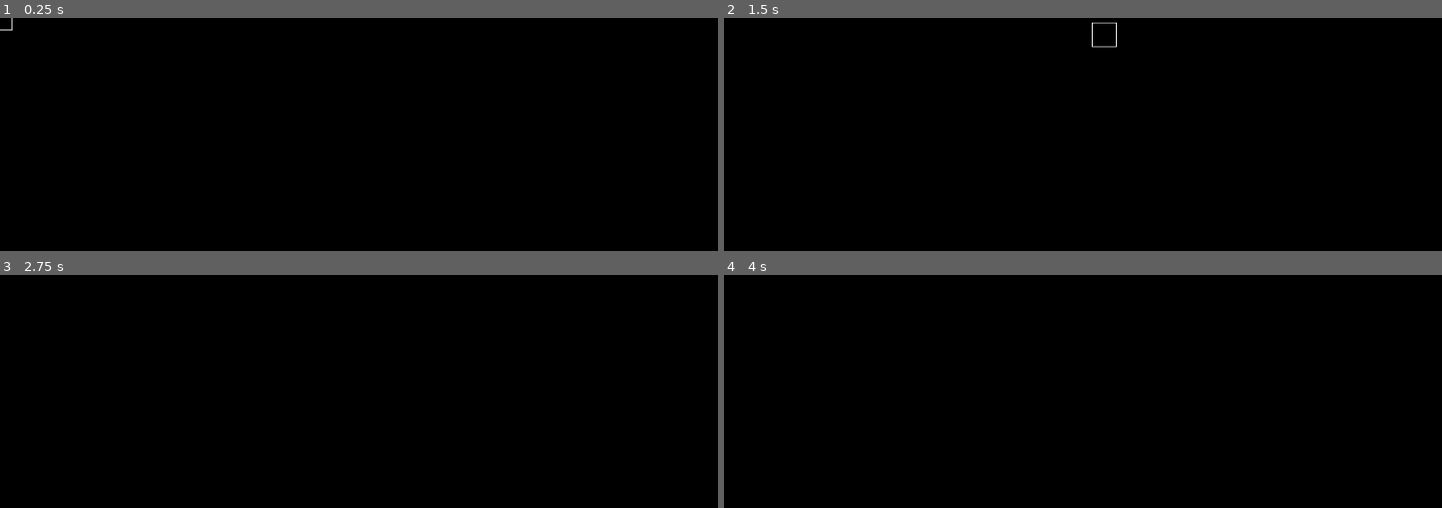
Above: before the commit, frames 1-4 (two rows, left to right).
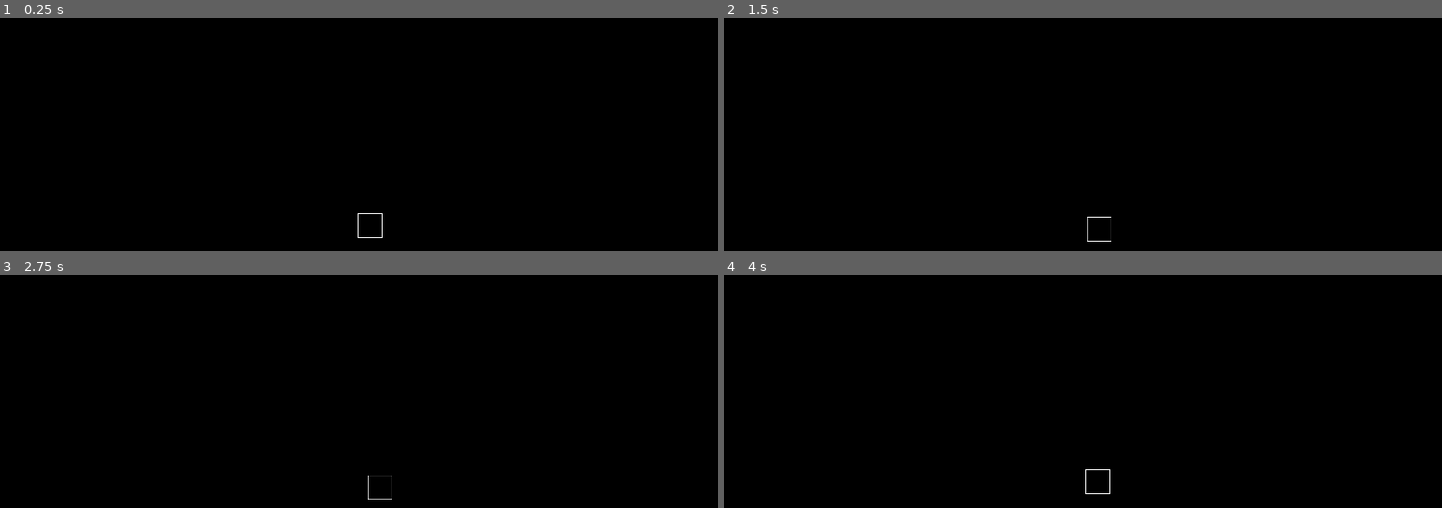
Above: after the commit, the same moments.

Repository: lekernelpanic/pound-probe
Game: Godot game, scene res://main.tscn
The game is run twice, just before and just after one commit, with the same random seed, the same clock (stepped at 60 frames per second) and the same inputs.
Inputs:
- Up to frame 1 (0.25 s): no input
- Up to frame 2 (1.5 s): tap Enter at 0.5 s; hold Right (right) 0.53-1.28 s; hold Down (down) from 1.28 s (still down)
- Up to frame 3 (2.75 s): release Down (down) at 2.03 s; hold Right (right) from 2.03 s (still down)
- Up to frame 4 (4 s): tap Space at 2.75 s; release Right (right) at 2.78 s; hold Up (up) 2.78-3.53 s; tap Enter at 3.5 s; hold Left (left) from 3.53 s (still down)

The runs differ from the first frame. In frame 1, less than 0.1% of the frame differs, in the area x 0-54%, y 0-95%; in frame 2, 0.1%, in the area x 50-55%, y 1-97%; in frame 3, less than 0.1%; in frame 4, less than 0.1%.

Commit message:
Impulses

Diff:
--- a/probe.gd
+++ b/probe.gd
@@ -1,13 +1,13 @@
 extends RigidBody2D
 
-var POWER = 40
+var POWER = 80
 
-func _physics_process(_delta):
-	if Input.is_action_pressed("left"):
+func _input(event):
+	if event.is_action_pressed("left"):
 		apply_impulse(Vector2 (), Vector2(-POWER, 0))
-	if Input.is_action_pressed("right"):
+	if event.is_action_pressed("right"):
 		apply_impulse(Vector2 (), Vector2(POWER, 0))
-	if Input.is_action_pressed("up"):
+	if event.is_action_pressed("up"):
 		apply_impulse(Vector2 (), Vector2(0, -POWER))
-	if Input.is_action_pressed("down"):
+	if event.is_action_pressed("down"):
 		apply_impulse(Vector2 (), Vector2(0, POWER))
--- a/probe/probe.tscn
+++ b/probe/probe.tscn
@@ -7,6 +7,7 @@
 extents = Vector2( 30, 30 )
 
 [node name="probe" type="RigidBody2D"]
+angular_damp = 0.0
 script = ExtResource( 1 )
 
 [node name="collision_shape" type="CollisionShape2D" parent="."]
@@ -14,3 +15,7 @@
 
 [node name="sprite" type="Sprite" parent="."]
 texture = ExtResource( 2 )
+
+[node name="camera" type="Camera2D" parent="."]
+current = true
+smoothing_enabled = true
